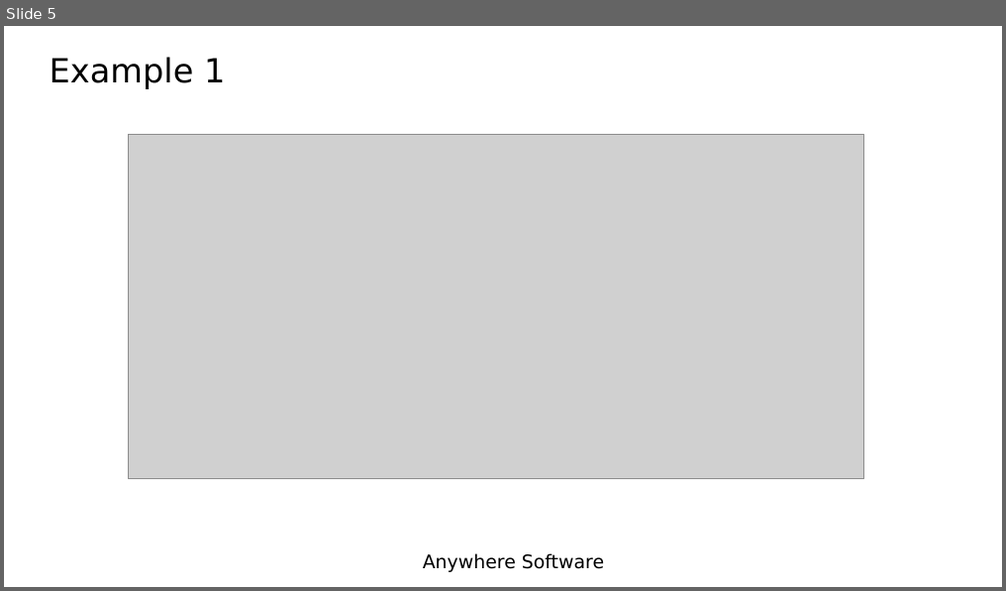
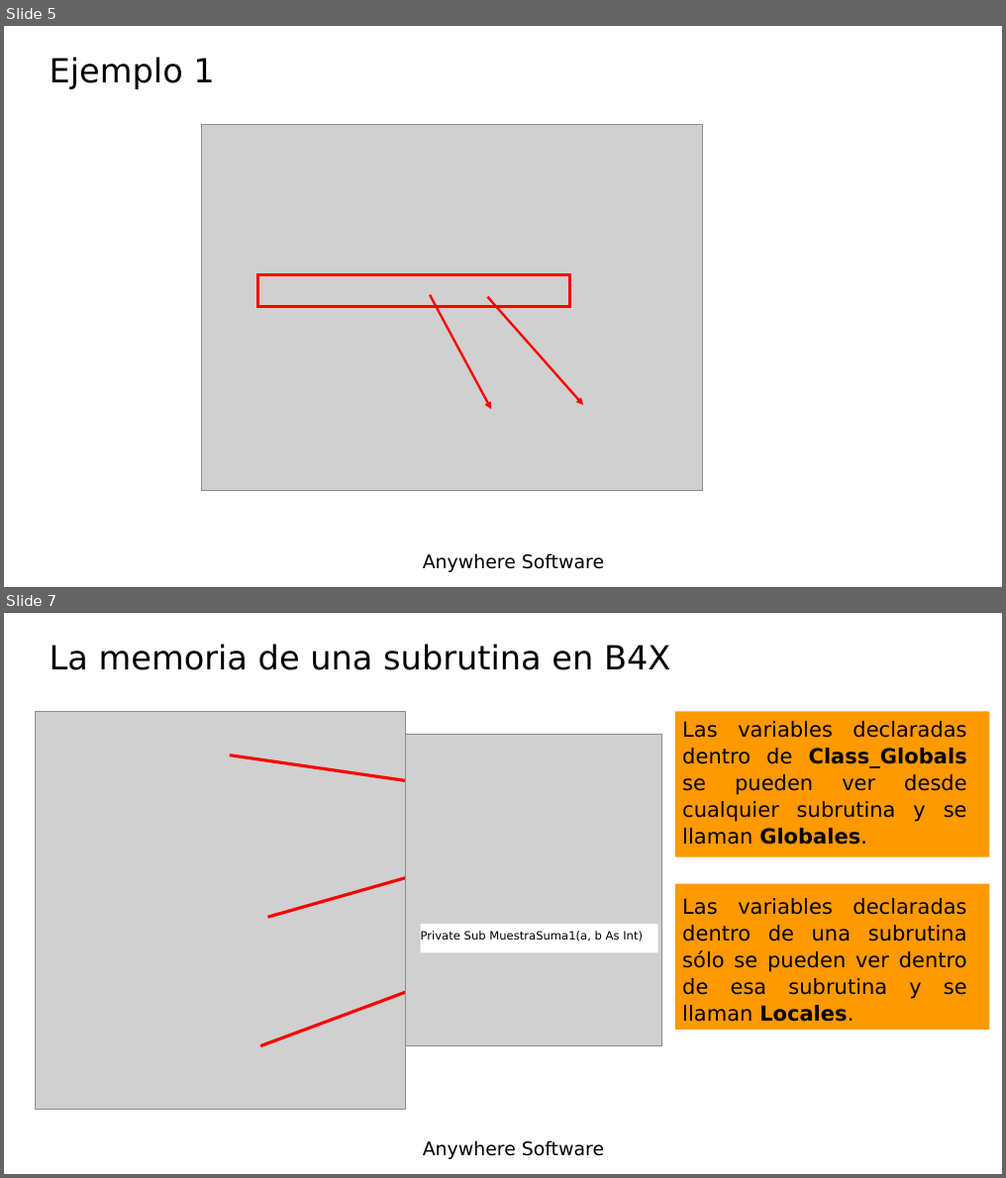
Before and after one commit to Lamashino/Teaching-B4J, a slide deck: Tema 8 - Subrutinas/Lesson8 - Subroutines.pptx. Shown one above the other, each under a label of ours: slide 5 before the commit, slides 5 and 7 after it; the slides between them are not shown. The pictures are 1006x591 and 1006x1178 pixels, drawn with LibreOffice and Linux fonts; fonts in the diff are those of the drawing; grey boxes stand for pictures; background and template pictures are left out. Boxes give left, top, right and bottom in pixels: in the first picture for what was removed or moved away, otherwise in the second. Text is boxed around its words. In the diff, an @@ line names an element or a change of style, - is before the commit and + after.

```diff
--- a/Tema 8 - Subrutinas/Lesson8 - Subroutines.pptx
+++ b/Tema 8 - Subrutinas/Lesson8 - Subroutines.pptx
@@ slide 7 added at [4, 613, 1002, 1174], background picture (left out); not listed: 1 template element that a slide beside it also shows @@
@@ title added at [50, 644, 670, 670], 32 pt, text #000000 @@
+La memoria de una subrutina en B4X
@@ picture added at [35, 712, 405, 1109] @@
@@ rectangle added at [675, 711, 990, 858], fill #FE9900 @@
@@ text added at [682, 721, 967, 1022], 20 pt, text #000000 @@
+Las variables declaradas dentro de Class_Globals se pueden ver desde cualquier subrutina y se llaman Globales.
+Las variables declaradas dentro de una subrutina sólo se pueden ver dentro de esa subrutina y se llaman Locales.
@@ arrow added from (230, 756) to (430, 784), #FF0000 3 pt @@
@@ picture added at [406, 735, 662, 1047] @@
@@ arrow added from (268, 917) to (430, 871), #FF0000 3 pt @@
@@ rectangle added at [675, 884, 990, 1030], fill #FE9900 @@
@@ rectangle added at [420, 925, 658, 954], fill #FFFFFF, 11 pt, text #000000 @@
+Private Sub MuestraSuma1(a, b As Int)
@@ arrow added from (260, 1047) to (430, 983), #FF0000 3 pt @@
@@ slide 5 changed as well @@
@@ title at [50, 57, 214, 89]: text changed @@
-Example 1
+Ejemplo 1
@@ picture: place and size @@
-picture at [129, 135, 864, 478]
+picture at [201, 125, 702, 491]
@@ rectangle added at [257, 274, 570, 307], outline #FF0000 3 pt @@
@@ arrow added from (430, 294) to (491, 409), #FF0000 2.25 pt @@
@@ arrow added from (487, 297) to (583, 405), #FF0000 2.25 pt @@
```
Also in this commit, not shown: 3 other slides changed, 6 other slides added, 7 slides removed, 2 other files.
